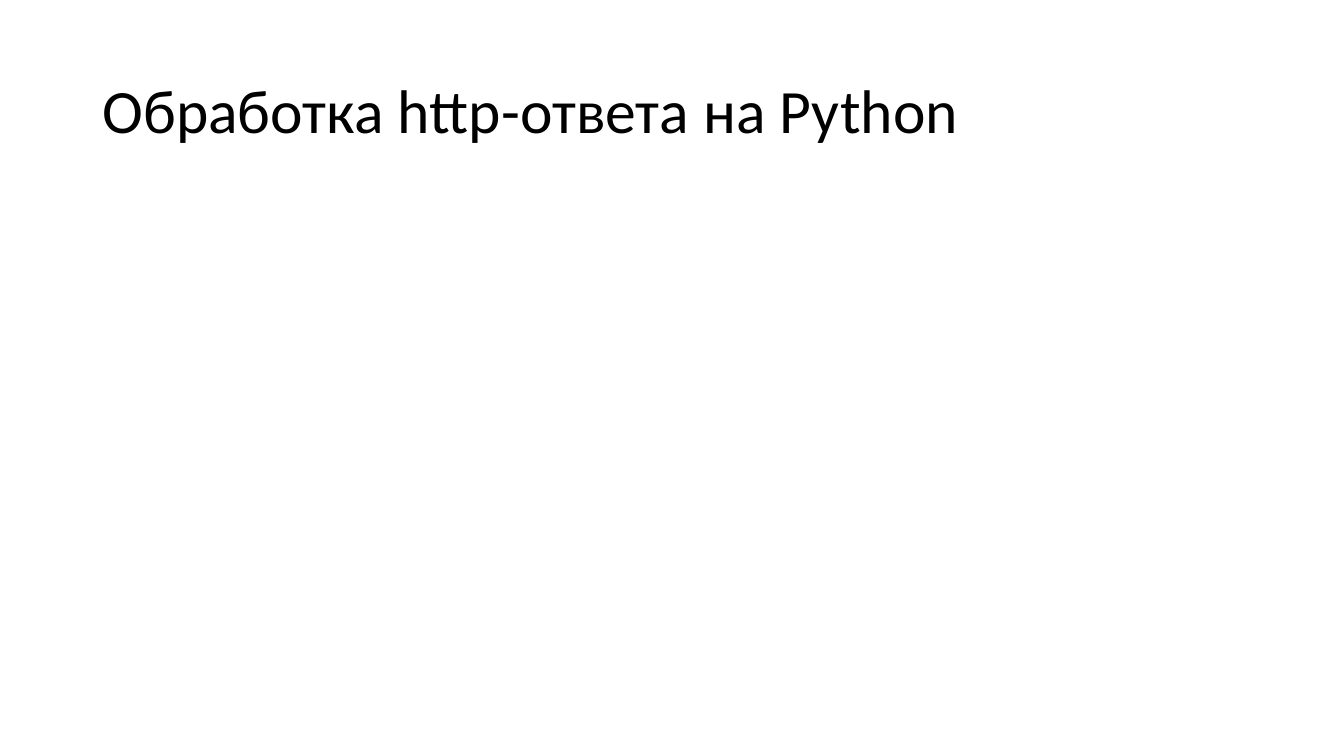
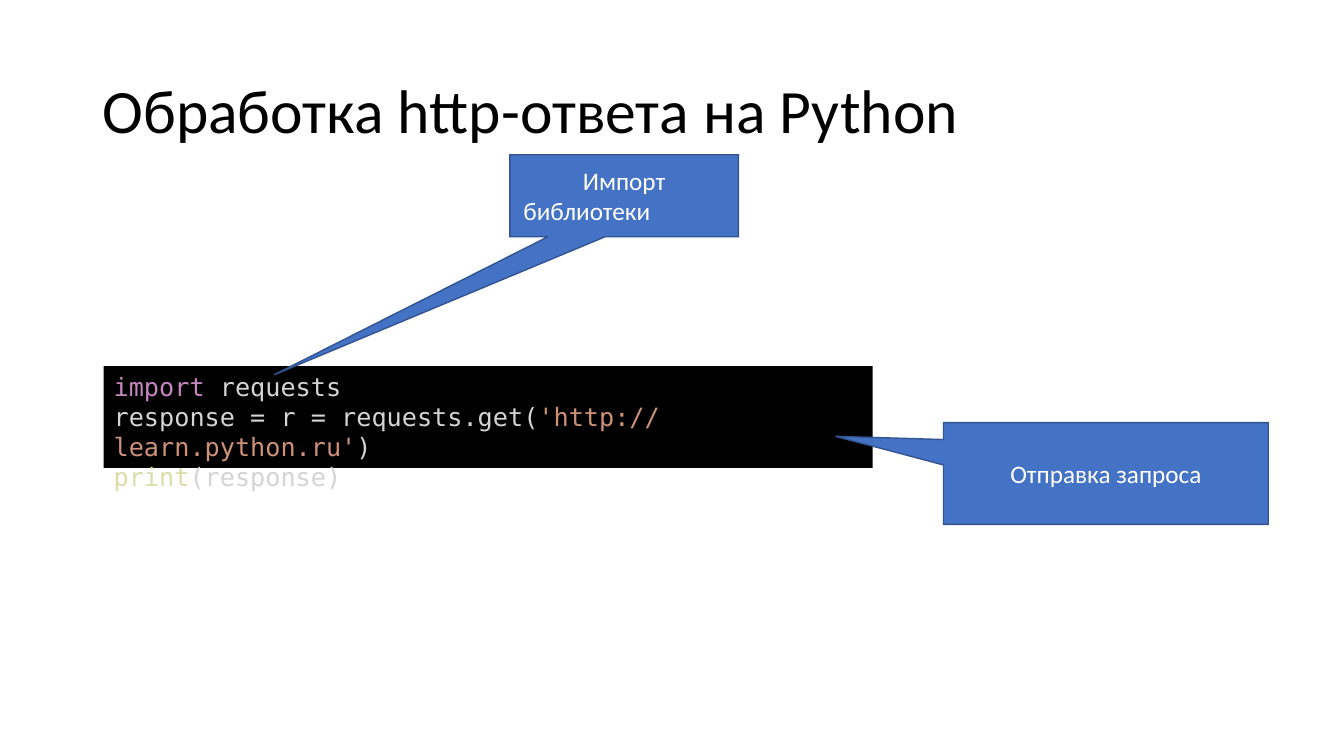
Before and after one commit to paveltsytovich/telegram-course, a slide deck: slide 194 of Presentation/Разработка ботов для телеграмм на Python.pptx (slide 193 before the commit). Drawn at 1344x756 pixels with LibreOffice and Linux fonts; fonts in the diff are those of the drawing. Boxes give left, top, right and bottom in pixels: in the first picture for what was removed or moved away, otherwise in the second. Text is boxed around its words. In the diff, an @@ line names an element or a change of style, - is before the commit and + after.

```diff
--- a/Presentation/Разработка ботов для телеграмм на Python.pptx
+++ b/Presentation/Разработка ботов для телеграмм на Python.pptx
@@ speech box added at box(510, 154, 739, 236), fill #4472C4, outline #325491 1 pt, 18 pt, text #FFFFFF @@
+Импорт библиотеки
@@ rectangle added at box(104, 366, 873, 468), fill #000000, 18 pt, text #D4D4D4 @@
+import requests
+response = r = requests.get('http://learn.python.ru')
+print(response)
@@ speech box added at box(944, 422, 1268, 524), fill #4472C4, outline #325491 1 pt, 18 pt, text #FFFFFF @@
+Отправка запроса
```
Also in this commit, not shown: 1 other slide changed, 6 slides added, 2 other files.
